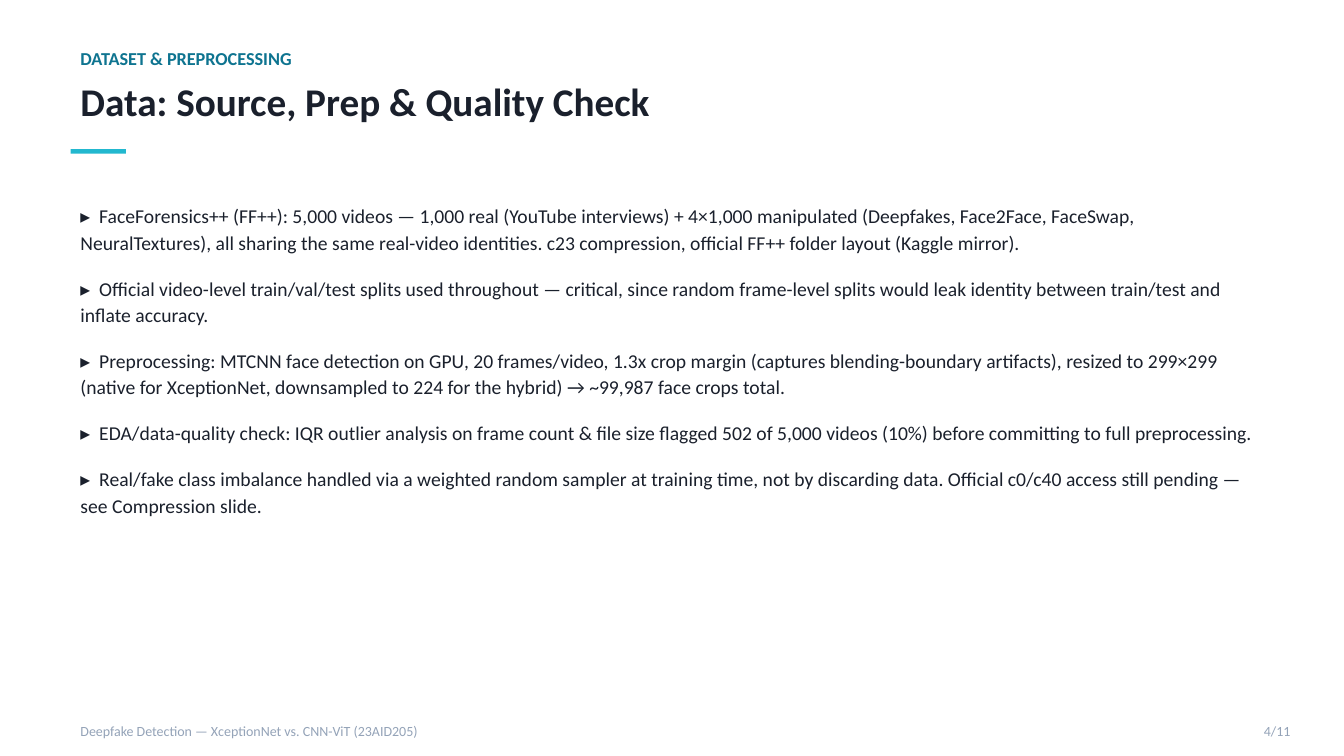
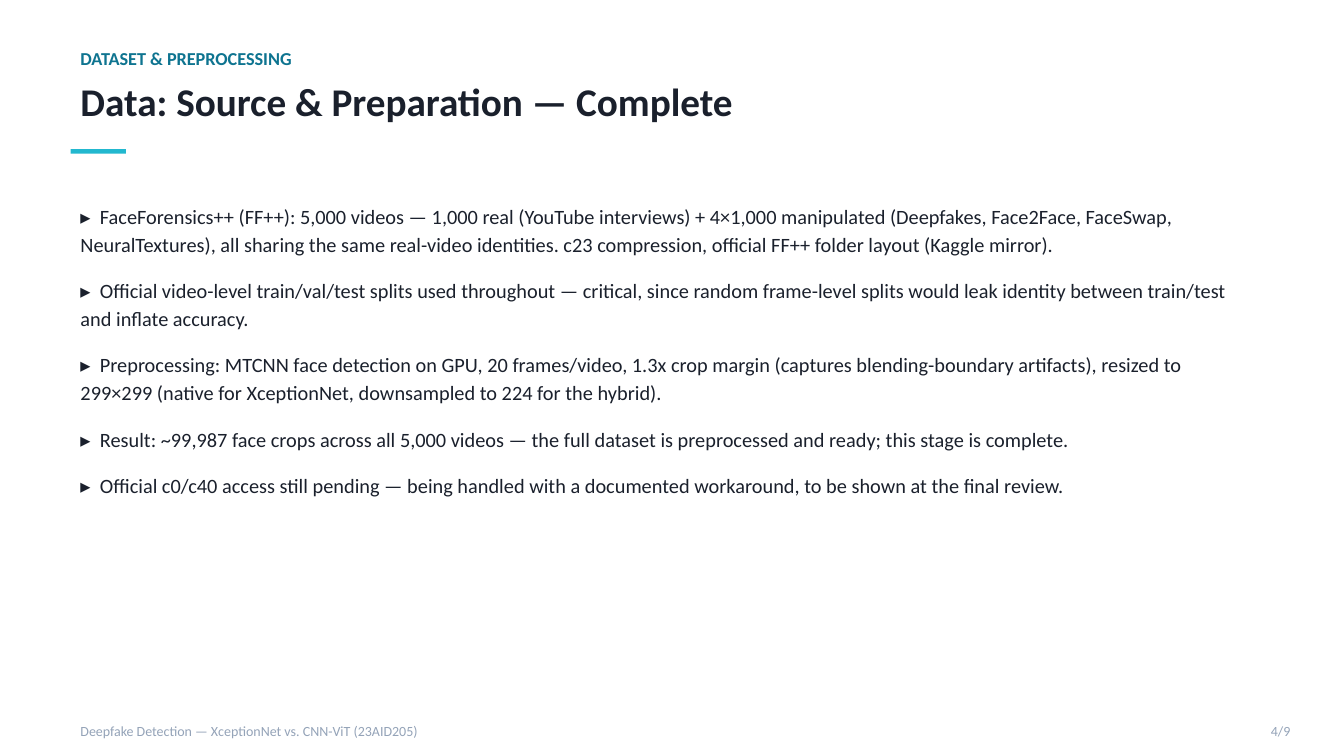
Before and after one commit to DUNE-ODYSSEY/deepfake-detection, a slide deck: slide 4 of docs/mid_review_update.pptx. Drawn at 1344x756 pixels with LibreOffice and Linux fonts; fonts in the diff are those of the drawing. Boxes give left, top, right and bottom in pixels: in the first picture for what was removed or moved away, otherwise in the second. Text is boxed around its words. In the diff, an @@ line names an element or a change of style, - is before the commit and + after.

```diff
--- a/docs/mid_review_update.pptx
+++ b/docs/mid_review_update.pptx
@@ text at bbox=[80, 88, 733, 122]: text changed @@
-Data: Source, Prep & Quality Check
+Data: Source & Preparation — Complete
@@ text at bbox=[80, 209, 1226, 330]: size 14 to 14.5 pt in "▸ FaceForensics++ (FF++): 5,000 videos — 1,000 ...", "▸ Official video-level train/val/test splits used throughout ..." @@
@@ text at bbox=[80, 357, 1181, 497]: text changed; size 14 to 14.5 pt @@
-▸ Preprocessing: MTCNN face detection on GPU, 20 frames/video, 1.3x crop margin (captures blending-boundary artifacts), resized to 299×299 (native for XceptionNet, downsampled to 224 for the hybrid) → ~99,987 face crops total.
-▸ EDA/data-quality check: IQR outlier analysis on frame count & file size flagged 502 of 5,000 videos (10%) before committing to full preprocessing.
-▸ Real/fake class imbalance handled via a weighted random sampler at training time, not by discarding data. Official c0/c40 access still pending — see Compression slide.
+▸ Preprocessing: MTCNN face detection on GPU, 20 frames/video, 1.3x crop margin (captures blending-boundary artifacts), resized to 299×299 (native for XceptionNet, downsampled to 224 for the hybrid).
+▸ Result: ~99,987 face crops across all 5,000 videos — the full dataset is preprocessed and ready; this stage is complete.
+▸ Official c0/c40 access still pending — being handled with a documented workaround, to be shown at the final review.
@@ text at bbox=[1271, 726, 1291, 737]: text changed @@
-4/11
+4/9
```
Also in this commit, not shown: 6 other slides changed, 2 slides added, 4 slides removed, 4 other files.
